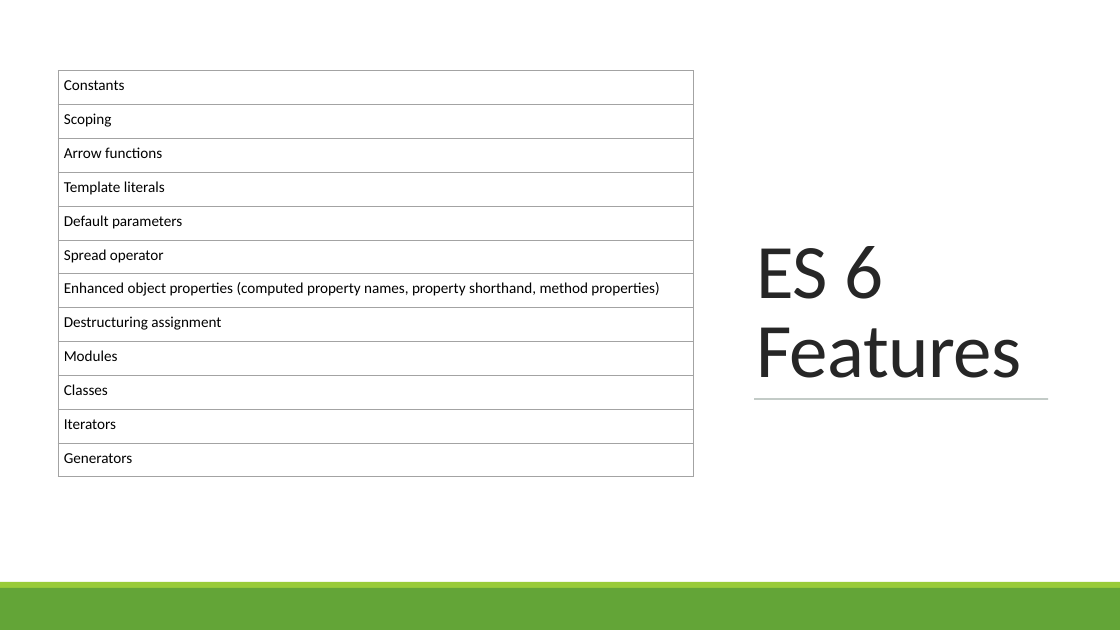
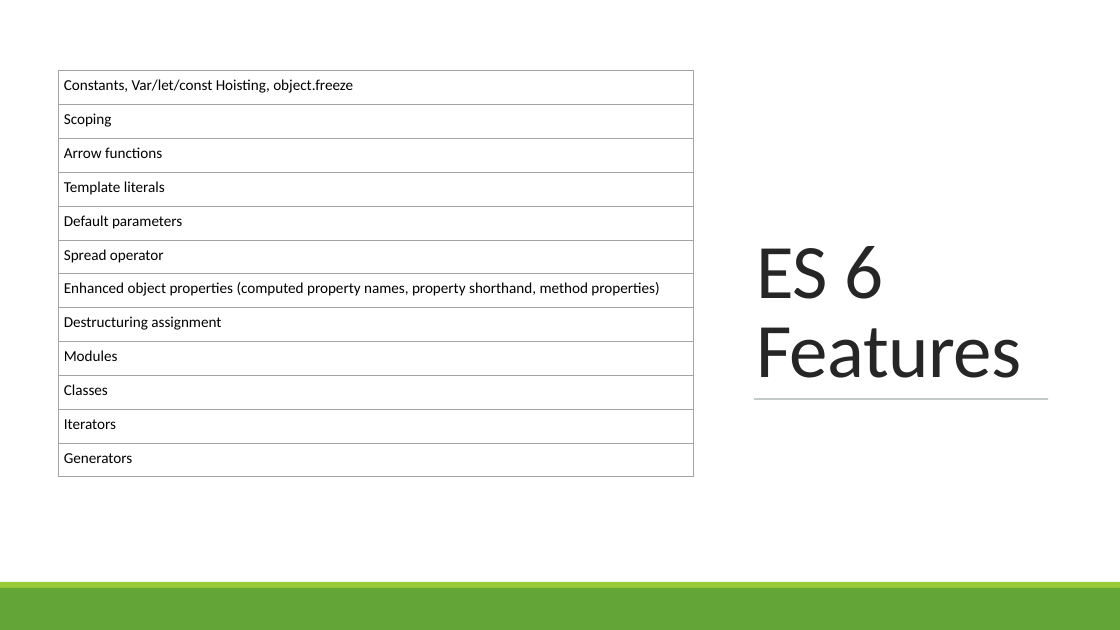
Before and after one commit to sriksmachi/nodejs-trainingmaterial, a slide deck: slide 8 of ppt/async-es6-nodejs.pptx. Drawn at 1120x630 pixels with LibreOffice and Linux fonts; fonts in the diff are those of the drawing. Boxes give left, top, right and bottom in pixels: in the first picture for what was removed or moved away, otherwise in the second. Text is boxed around its words. In the diff, an @@ line names an element or a change of style, - is before the commit and + after.

```diff
--- a/ppt/async-es6-nodejs.pptx
+++ b/ppt/async-es6-nodejs.pptx
@@ table at (58, 71, 693, 476) @@
-row 1, column 1: Constants
+row 1, column 1: Constants, Var/let/const Hoisting, object.freeze
```
Also in this commit, not shown: 1 other slide changed, 7 other files.
